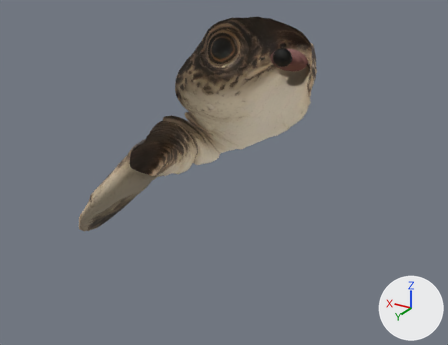
The glTF model public/assets/triassic/creatures/cartorhynchus.glb: old version first, new version second.
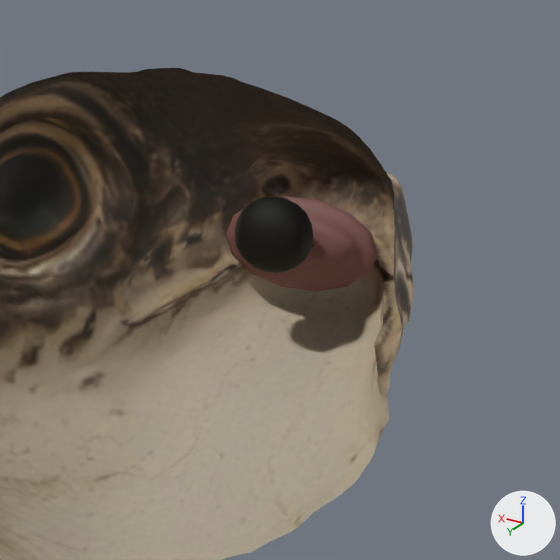
Each version is shown from a 50 mm camera at (-1.192, 1.555, 0.874) aimed at (0.149, -0.679, -0.243), then close up on the part from 48% to 79% of the width and 0% to 40% of the height. The lights are fixed; the arrows at lower right show +X, +Y and +Z. The older version's two pictures come first. Everything nearer to the camera than a plane just in front of the edit is cut away. Vertices at exactly the same position are counted once.

Objects in the first close-up: 'Cartorhynchus authored body', 'Cartorhynchus authored body lower jaw', 'Oral cavity lining', 'Seated jaw hinge tissue'.
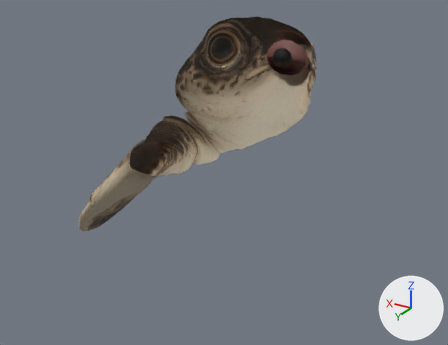
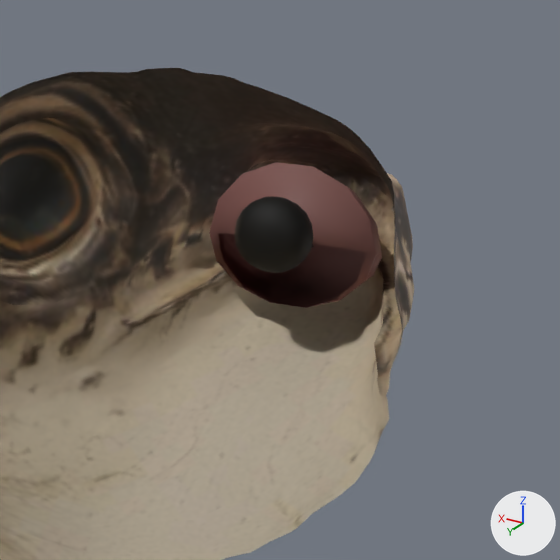
Pixel boxes [x1, y1, x2, y2] of what changed, in the close-ups (560 x 560 px):
'Oral cavity lining', reshaped (14% wider, 53% taller)
    before: [226, 196, 378, 291]
    after: [209, 162, 382, 308]

Edits to the bpy script that builds the scene:
```text
Change me_oral_cavity_lining:
    used by ob_oral_cavity_lining; location = (0.0, 0.0, 0.0)
    remove me_oral_cavity_lining.from_pydata(...)  # 364 vertices, 724 faces; spans x -0.1..0.087, y -1.06..-0.97, z 0.179..0.282
    add me_oral_cavity_lining.from_pydata(...)  # 364 vertices, 720 faces; spans x -0.106..0.097, y -1.06..-0.97, z 0.166..0.323
    me_oral_cavity_lining part 1: 364 of 364 vertices moved; they spanned x -0.1..0.087, y -1.06..-0.97, z 0.179..0.282 and now span x -0.106..0.097, y -1.06..-0.97, z 0.166..0.323; mean shift (0.0, 0.0, 0.004)
```
